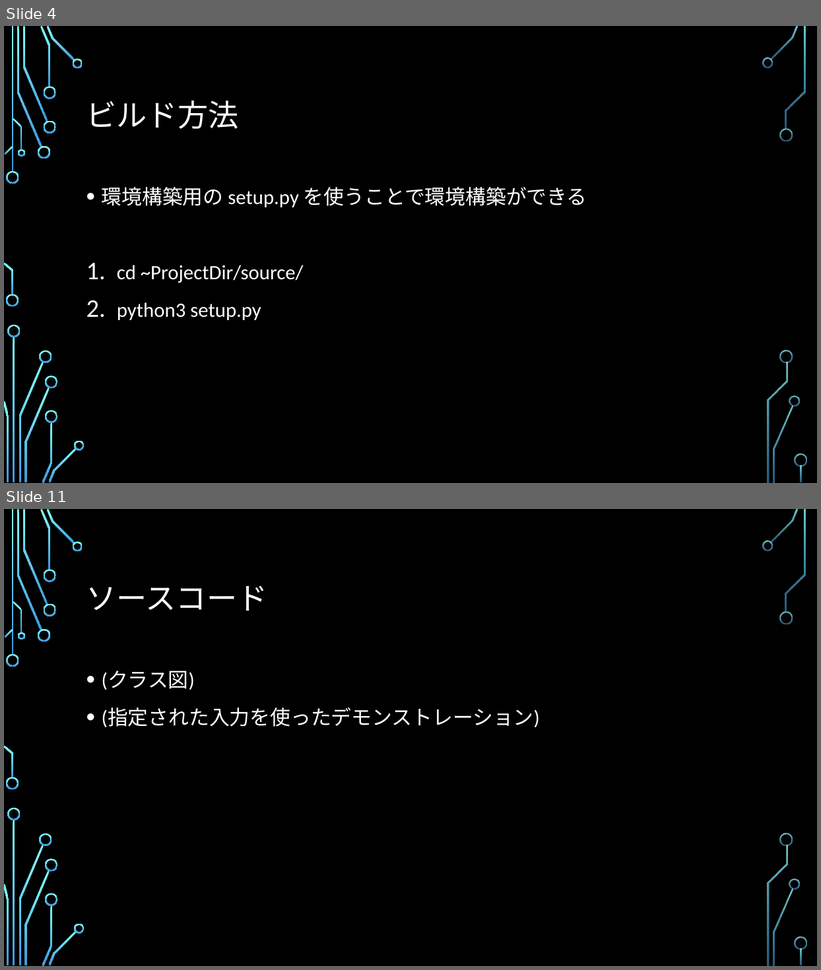
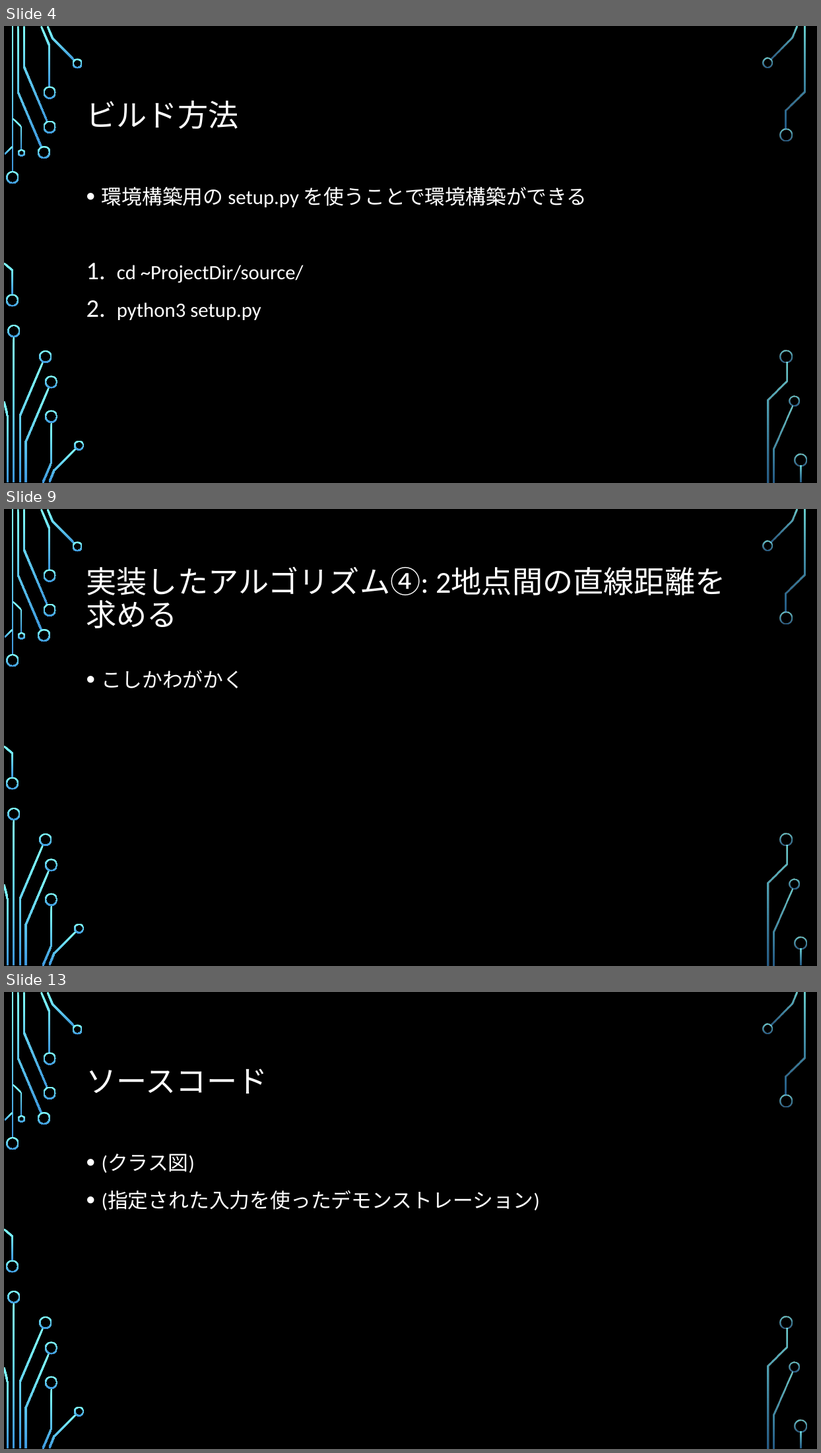
Before and after one commit to ie03-aizu-2019/ie03project-skys, a slide deck: Reports/Midterm.pptx. Shown one above the other, each under a label of ours: slides 4 and 11 before the commit, slides 4, 9 and 13 after it; the slides between them are not shown. The pictures are 821x970 and 821x1453 pixels, drawn with LibreOffice and Linux fonts; fonts in the diff are those of the drawing; background and template pictures are left out. Boxes give left, top, right and bottom in pixels: in the first picture for what was removed or moved away, otherwise in the second. Text is boxed around its words. In the diff, an @@ line names an element or a change of style, - is before the commit and + after.

```diff
--- a/Reports/Midterm.pptx
+++ b/Reports/Midterm.pptx
@@ slide 9 added at [4,509,817,966], background picture (left out); not listed: 36 template elements that a slide beside it also shows @@
@@ title added at [86,566,429,601], 36 pt, text #FFFFFF @@
+実装したアルゴリズム④: 2地点間の直線距離を求める
@@ text added at [102,670,244,689], 24 pt, text #FFFFFF @@
+• こしかわがかく
@@ what was slide 11 is now slide 13 @@
```
Also in this commit, not shown: 10 slides changed, 1 other slide added.
